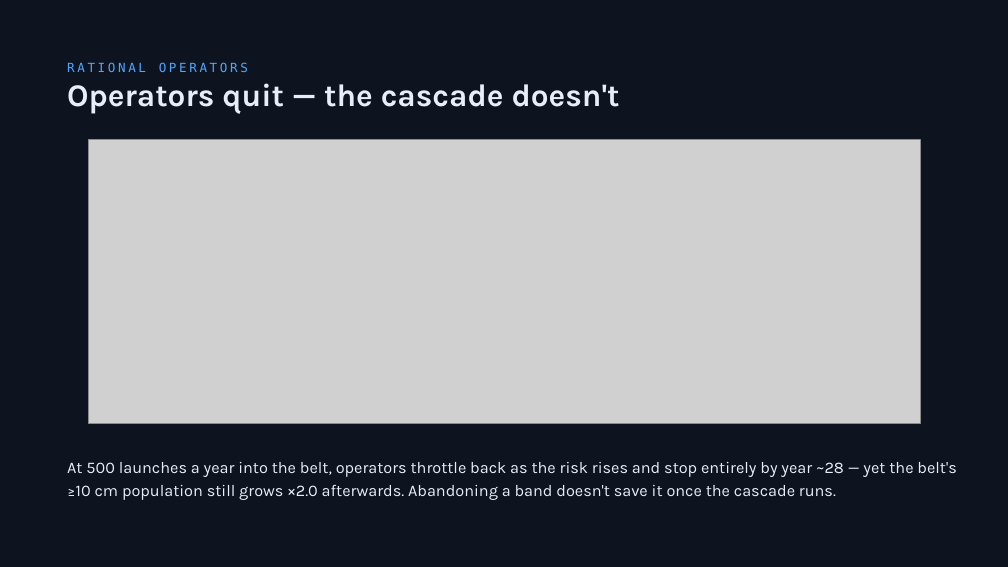
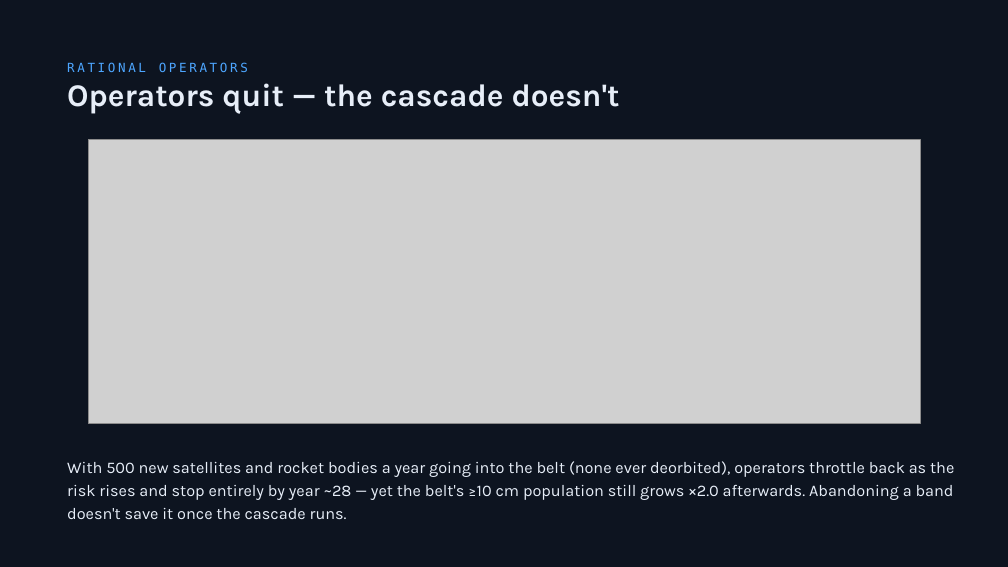
Before and after one commit to TimKadyrov/DebrisCascade, a slide deck: slide 15 of Barrel of Nails — Kessler Study.pptx. Drawn at 1008x567 pixels with LibreOffice and Linux fonts; fonts in the diff are those of the drawing; grey boxes stand for pictures. Boxes give left, top, right and bottom in pixels: in the first picture for what was removed or moved away, otherwise in the second. Text is boxed around its words. In the diff, an @@ line names an element or a change of style, - is before the commit and + after.

```diff
--- a/Barrel of Nails — Kessler Study.pptx
+++ b/Barrel of Nails — Kessler Study.pptx
@@ text at (67,461,954,519): text changed @@
-At 500 launches a year into the belt, operators throttle back as the risk rises and stop entirely by year ~28 — yet the belt's ≥10 cm population still grows ×2.0 afterwards. Abandoning a band doesn't save it once the cascade runs.
+With 500 new satellites and rocket bodies a year going into the belt (none ever deorbited), operators throttle back as the risk rises and stop entirely by year ~28 — yet the belt's ≥10 cm population still grows ×2.0 afterwards. Abandoning a band doesn't save it once the cascade runs.
```
Also in this commit, not shown: 8 other slides changed, 10 other files.
